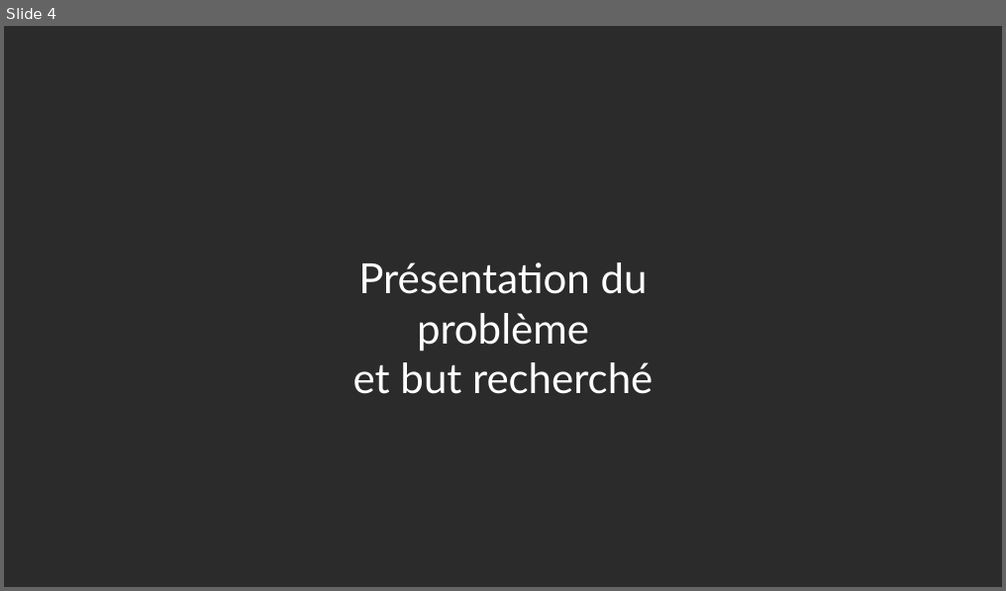
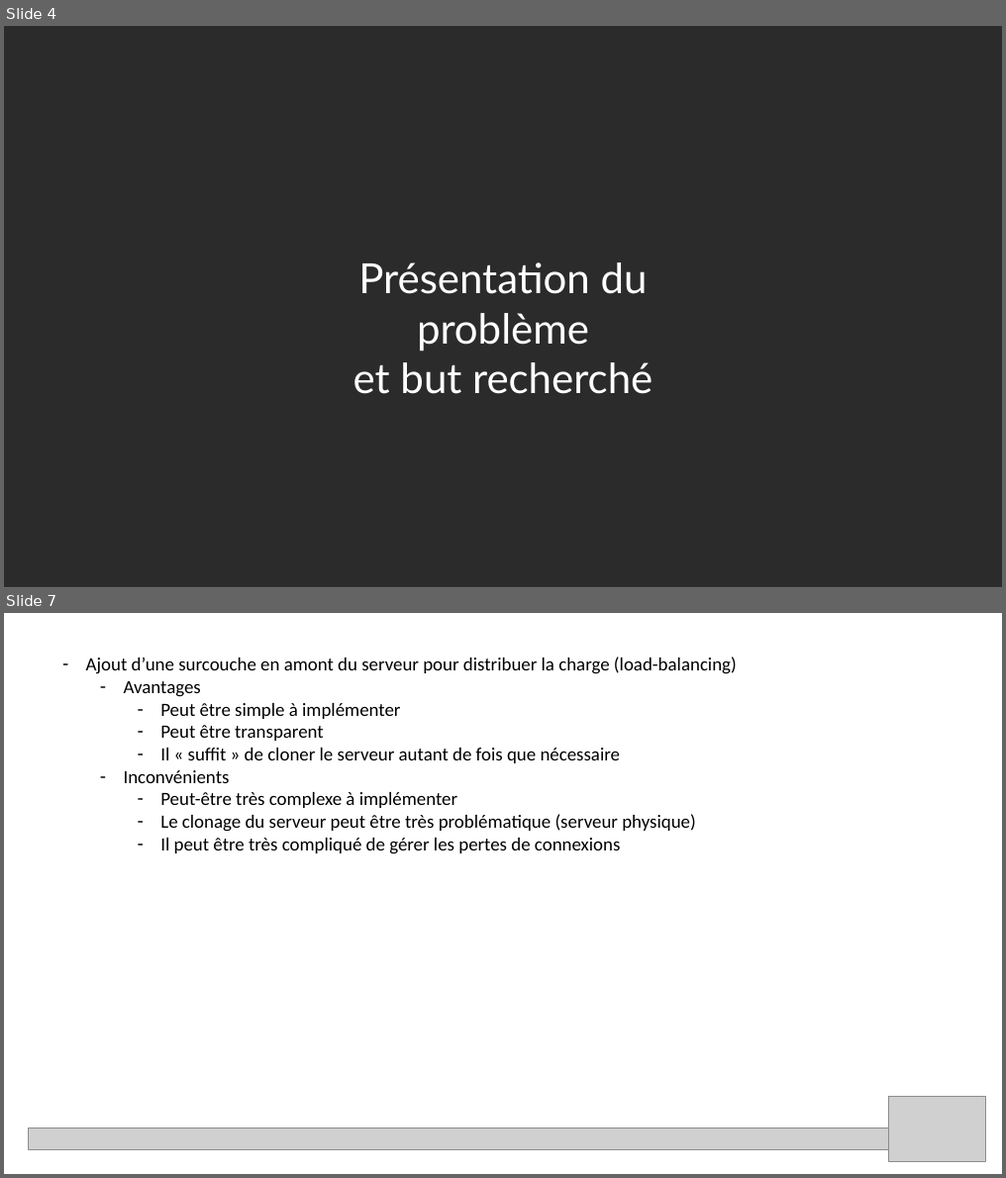
Before and after one commit to acaillol/SpeakUp-ApiShadowing, a slide deck: Speak'up API shadowing.pptx. Shown one above the other, each under a label of ours: slide 4 before the commit, slides 4 and 7 after it; the slides between them are not shown. The pictures are 1006x591 and 1006x1178 pixels, drawn with LibreOffice and Linux fonts; fonts in the diff are those of the drawing; grey boxes stand for pictures; background and template pictures are left out; a plain dark background stands for a picture behind light text. Boxes give left, top, right and bottom in pixels: in the first picture for what was removed or moved away, otherwise in the second. Text is boxed around its words. In the diff, an @@ line names an element or a change of style, - is before the commit and + after.

Commit message:
Ajout des possibilités d'évolution du serveur, avec les avantages et inconvénients

```diff
--- a/Speak'up API shadowing.pptx
+++ b/Speak'up API shadowing.pptx
@@ slide 7 added at <box>4,613,1002,1174</box>, background #FFFFFF @@
@@ text added at <box>86,657,737,855</box>, 18 pt, text #000000 @@
+– Ajout d’une surcouche en amont du serveur pour distribuer la charge (load-balancing)
+  – Avantages
+    – Peut être simple à implémenter
+    – Peut être transparent
+    – Il « suffit » de cloner le serveur autant de fois que nécessaire
+  – Inconvénients
+    – Peut-être très complexe à implémenter
+    – Le clonage du serveur peut être très problématique (serveur physique)
+    – Il peut être très compliqué de gérer les pertes de connexions
@@ picture added at <box>888,1097,986,1161</box> @@
@@ picture added at <box>28,1128,888,1151</box> @@
```
Also in this commit, not shown: 1 slide changed, 6 other slides added.
